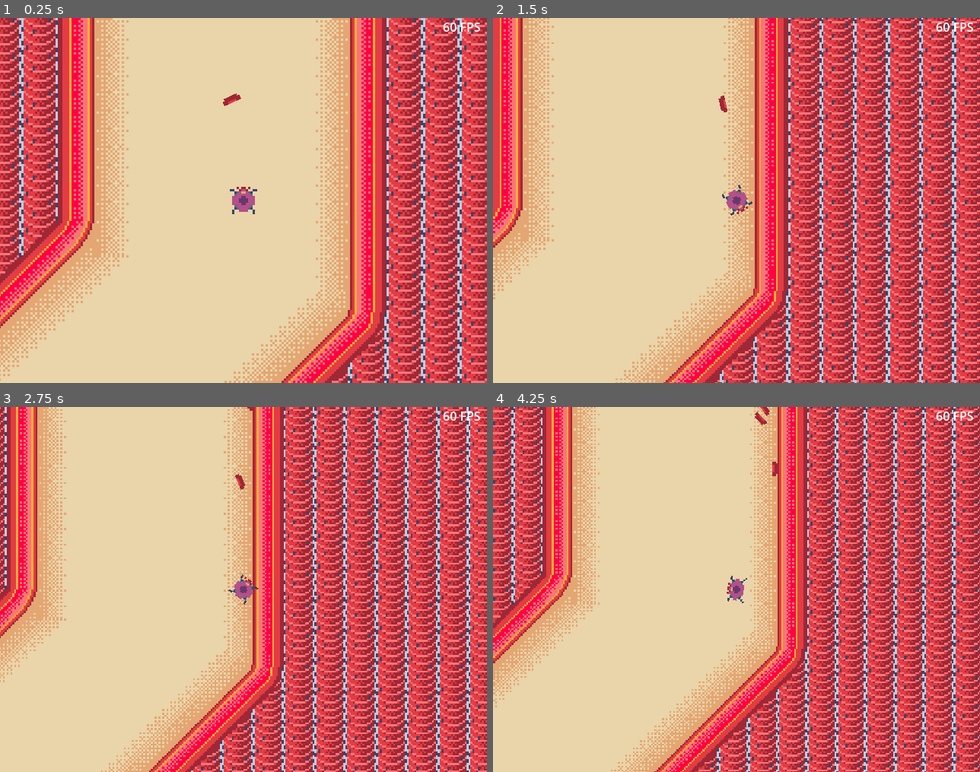
Above: before the commit, frames 1-4 (two rows, left to right).
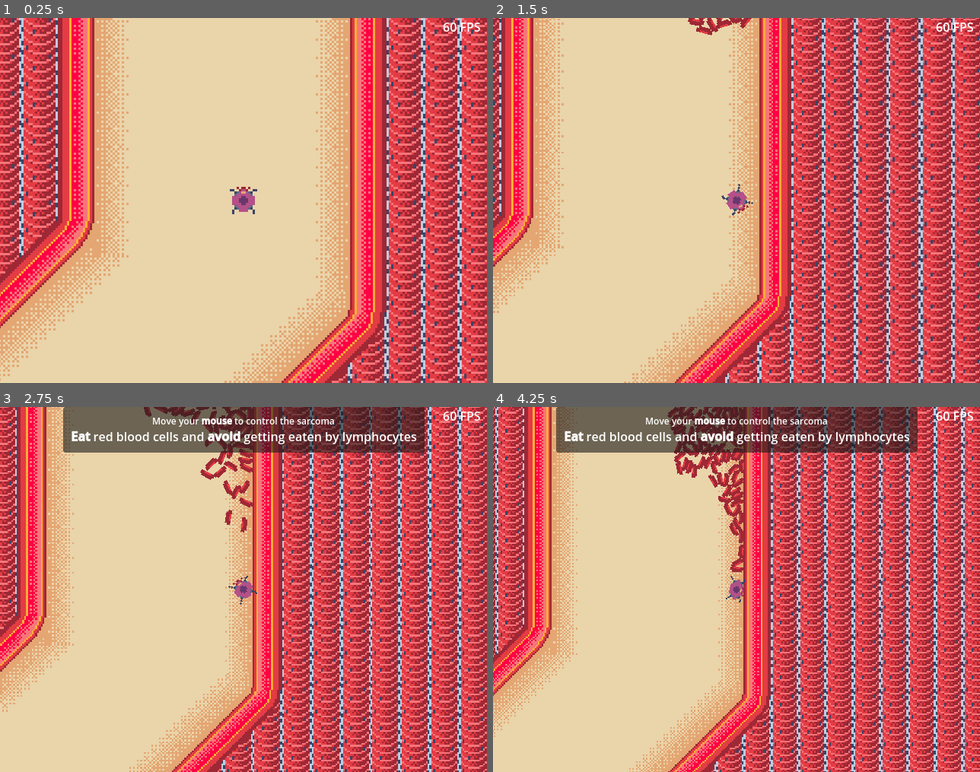
Above: after the commit, the same moments.

Repository: BertrandBordage/Bloody-Sarcoma
Game: Godot game, scene res://level_0.tscn
Two runs of this game, one before a commit and one after it. Both use one fixed random seed, a clock stepped at 60 frames per second and the inputs below.
Inputs (mouse positions are in pixels of both pictures, inside the frame that each line leads up to):
- Up to frame 1 (0.25 s): no input
- Up to frame 2 (1.5 s): move the mouse to (843, 182) at 0.52 s; hold Right (ui_right) 0.53-1.25 s; click (843, 182) at 0.67 s; drag from (639, 218) to (751, 207) at 1.27 s
- Up to frame 3 (2.75 s): move the mouse to (292, 509) at 2.02 s; hold Right (ui_right) from 2.03 s (still down); click (292, 509) at 2.17 s
- Up to frame 4 (4.25 s): release Right (ui_right) at 2.75 s; drag from (712, 662) to (736, 589) at 2.77 s; move the mouse to (882, 644) at 3.52 s; hold Left (ui_left) from 3.53 s (still down); click (882, 644) at 3.67 s

The runs differ from the first frame. In frame 1, less than 0.1% of the frame differs, in the area x 45-50%, y 20-25%; in frame 2, 41%; in frame 3, 53%; in frame 4, 63%, in the area x 0-100%, y 0-100%.

Commit message:
Improves controls, adds help, introduces lymphocytes gradually and improves load/spawn areas.

Diff:
--- /dev/null
+++ b/Help.gd
@@ -0,0 +1,8 @@
+extends CanvasLayer
+
+
+func _ready():
+    var tween: Tween = create_tween()
+    tween.tween_property(self, "offset:y", 0, 0.5).set_delay(2.0)
+    tween.tween_property(self, "offset:y", -100, 0.5).set_delay(10.0)
+    tween.tween_callback(queue_free)
--- a/blood_vessel.gd
+++ b/blood_vessel.gd
@@ -7,8 +7,11 @@
 @export var spawnable_scenes: Array[PackedScene]
 @export var spawnable_probabilities: Array[float]
 @onready var paths: Array[Node] = %Paths.get_children()
-@onready var curves: Array = paths.map(func (path): return path.curve)
-
+var lymphocyte_probability: float:
+    get:
+        return spawnable_probabilities[0]
+    set(value):
+        spawnable_probabilities[0] = value
 
 # TODO: Spawn cells all AFTER the path as well. Ideally make the before/after decision based on current velocity.
 # TODO: Spawn non-player cancer cells depending on how many were dropped in a given area.
@@ -75,6 +78,10 @@
     spawned.set_deferred("global_position", spawn_position)
 
 
+func _ready():
+    create_tween().tween_property(self, "lymphocyte_probability", 4.0, 240).set_delay(20)
+
+
 func _process(_delta):
     spawn_random()
 
--- a/playable_cell_cluster.gd
+++ b/playable_cell_cluster.gd
@@ -9,8 +9,6 @@
 
 
 func _process(_delta):
-    SpawnedFlow.spawn_exclusion_global_position = %SpawnExclusionShape.global_position
-    SpawnedFlow.spawn_exclusion_polygon = %SpawnExclusionShape.global_transform * %SpawnExclusionShape.polygon
     var count: int = 0
     var needs_mouths: bool = false
     var needs_top_flagellums: bool = false
@@ -50,18 +48,24 @@
         ).clamp(MIN_ZOOM, MAX_ZOOM)
     )
     %Camera2D.zoom = smoothed_zoom
-    %SpawningPath.scale = initial_zoom / smoothed_zoom
-    %SpawnExclusionShape.scale = initial_zoom / smoothed_zoom
+    var scale = initial_zoom / smoothed_zoom
+    %LoadedArea.scale = scale
+    %SpawnExclusionShape.scale = scale
+    SpawnedFlow.spawn_exclusion_global_position = %SpawnExclusionShape.global_position
+    SpawnedFlow.spawn_exclusion_polygon = %SpawnExclusionShape.global_transform * %SpawnExclusionShape.polygon
 
 
 func _physics_process(_delta):
-    var direction = Input.get_vector("ui_left", "ui_right", "ui_up", "ui_down")
+    var viewport: Viewport = get_viewport()
+    var viewport_size: Vector2 = viewport.get_visible_rect().size
+    var direction: Vector2 = (
+        (viewport.get_mouse_position() - viewport_size / 2) / viewport_size
+    )
+    # Multiply by 4 to make it possible to reach top speed
+    # without going to the edge of the screen.
+    direction = (direction * 4).limit_length(1.0)
     %CancerCellCluster.movement_force = ACCELERATION * direction
-    var viewport = get_viewport()
-    var viewport_size = viewport.get_visible_rect().size
-    %CancerCellCluster.rotation_vector = (
-        (viewport.get_mouse_position() - viewport_size / 2) / viewport_size
-    ).normalized()
+    %CancerCellCluster.rotation_vector = direction
 
 
 func _on_loaded_area_body_exited(body):
--- a/playable_cell_cluster.tscn
+++ b/playable_cell_cluster.tscn
@@ -2,15 +2,10 @@
 
 [ext_resource type="Script" path="res://playable_cell_cluster.gd" id="1_0yc8o"]
 [ext_resource type="PackedScene" uid="uid://0irp083fvy7v" path="res://cancer_cell_cluster.tscn" id="2_h8kyo"]
-
-[sub_resource type="Curve2D" id="Curve2D_pckr6"]
-_data = {
-"points": PackedVector2Array(0, 0, 0, 0, -200, -160, 0, 0, 0, 0, 200, -160, 0, 0, 0, 0, 200, 160, 0, 0, 0, 0, -200, 160, 0, 0, 0, 0, -200, -160)
-}
-point_count = 5
+[ext_resource type="Script" path="res://Help.gd" id="3_pwehu"]
 
 [sub_resource type="RectangleShape2D" id="RectangleShape2D_0i2i1"]
-size = Vector2(640, 480)
+size = Vector2(288, 240)
 
 [node name="PlayableCellCluster" type="Node2D"]
 script = ExtResource("1_0yc8o")
@@ -24,14 +19,6 @@
 [node name="Camera2D" type="Camera2D" parent="."]
 unique_name_in_owner = true
 zoom = Vector2(3, 3)
-
-[node name="SpawningPath" type="Path2D" parent="Camera2D"]
-unique_name_in_owner = true
-curve = SubResource("Curve2D_pckr6")
-
-[node name="SpawnerPathFollow" type="PathFollow2D" parent="Camera2D/SpawningPath"]
-unique_name_in_owner = true
-position = Vector2(-200, -160)
 
 [node name="LoadedArea" type="Area2D" parent="Camera2D"]
 unique_name_in_owner = true
@@ -45,8 +32,7 @@
 
 [node name="SpawnExclusionShape" type="CollisionPolygon2D" parent="Camera2D"]
 unique_name_in_owner = true
-scale = Vector2(0.25, 0.25)
-polygon = PackedVector2Array(-192, -152, -192, 152, 192, 152, 192, -152)
+polygon = PackedVector2Array(-128, -104, -128, 104, 128, 104, 128, -104)
 
 [node name="SacrificeUI" type="CanvasLayer" parent="."]
 unique_name_in_owner = true
@@ -180,6 +166,35 @@
 text = "Cancels out blood flow,
 if propulsion is enough"
 
+[node name="Help" type="CanvasLayer" parent="."]
+offset = Vector2(0, -100)
+transform = Transform2D(1, 0, 0, 1, 0, -100)
+script = ExtResource("3_pwehu")
+
+[node name="PanelContainer" type="PanelContainer" parent="Help"]
+anchors_preset = 5
+anchor_left = 0.5
+anchor_right = 0.5
+offset_left = -169.5
+offset_right = 169.5
+offset_bottom = 43.0
+grow_horizontal = 2
+
+[node name="MarginContainer" type="MarginContainer" parent="Help/PanelContainer"]
+layout_mode = 2
+theme_override_constants/margin_left = 10
+theme_override_constants/margin_top = 10
+theme_override_constants/margin_right = 10
+theme_override_constants/margin_bottom = 10
+
+[node name="Label" type="RichTextLabel" parent="Help/PanelContainer/MarginContainer"]
+layout_mode = 2
+bbcode_enabled = true
+text = "[center][font_size=12]Move your [b]mouse[/b] to control the sarcoma[/font_size]
+[b]Eat[/b] red blood cells and [b]avoid[/b] getting eaten by lymphocytes[/center]"
+fit_content = true
+autowrap_mode = 0
+
 [connection signal="body_exited" from="Camera2D/LoadedArea" to="." method="_on_loaded_area_body_exited"]
 [connection signal="pressed" from="SacrificeUI/PanelContainer/MarginContainer/VBoxContainer/SacrificeButton" to="." method="_on_sacrifice_pressed"]
 [connection signal="pressed" from="MutateUI/PanelContainer/MarginContainer/VBoxContainer/HBoxContainer/MouthContainer/MouthButton" to="." method="_on_mouth_pressed"]
